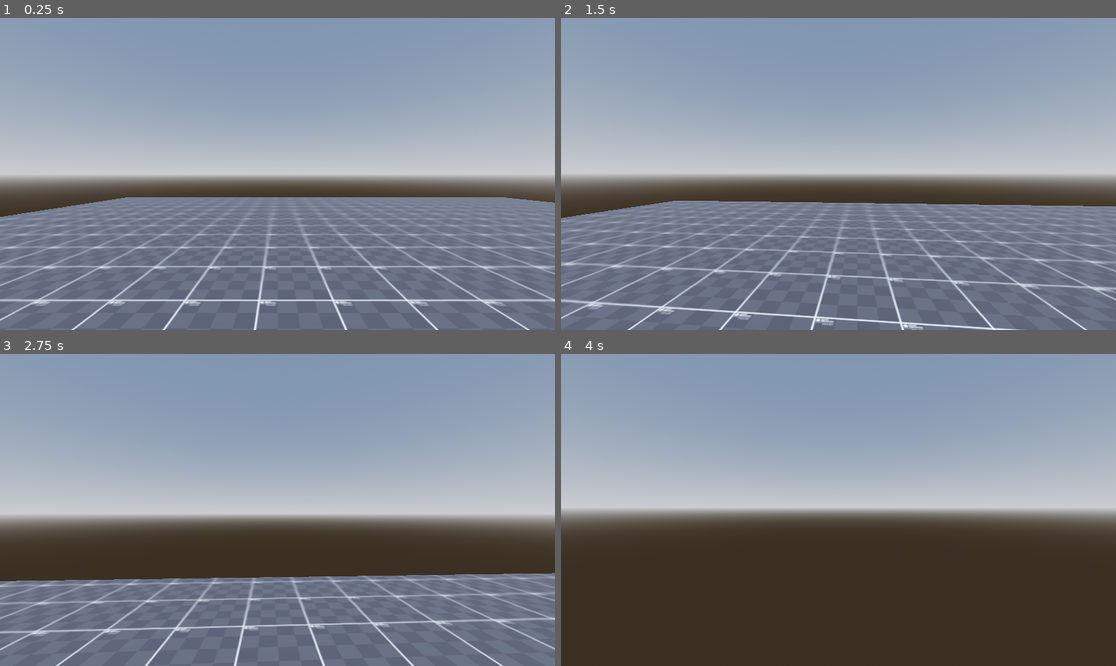
Above: before the commit, frames 1-4 (two rows, left to right).
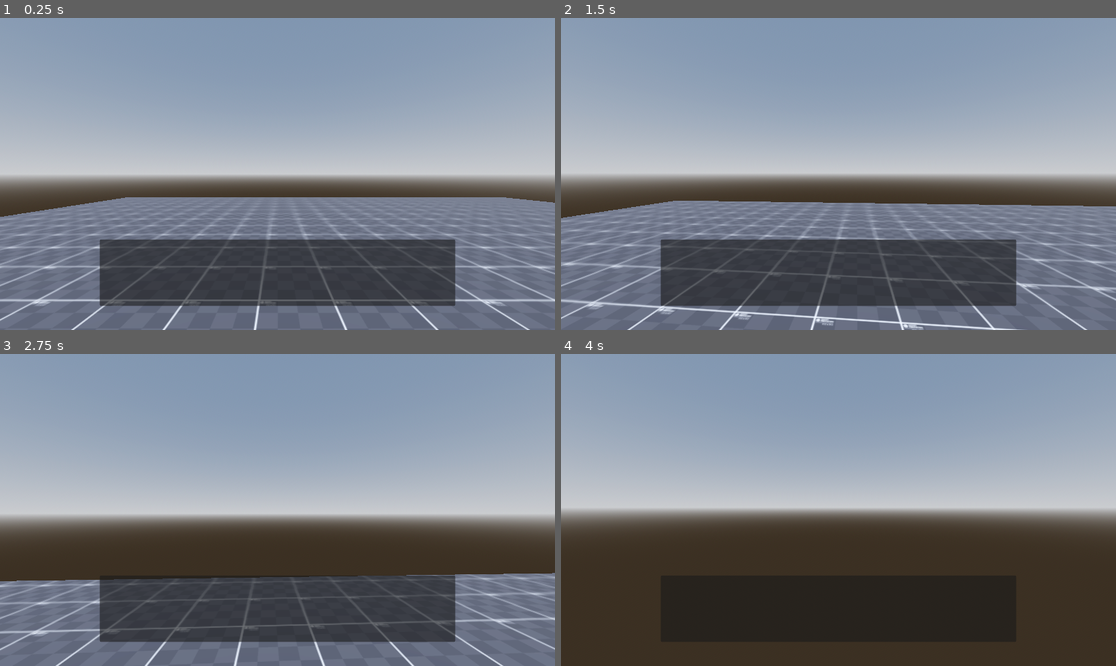
Above: after the commit, the same moments.

Repository: RasyaDevansyah/dialouge-system
Game: Godot game, scene res://Scenes/World.tscn
Same seed, same stepped clock (60 frames per second), same inputs: the game is played once before the commit and once after it.
Inputs (mouse positions are in pixels of both pictures, inside the frame that each line leads up to):
- Up to frame 1 (0.25 s): no input
- Up to frame 2 (1.5 s): tap Enter (ui_accept) at 0.5, 0.77 s; move the mouse to (866, 174) at 0.52 s; hold E (interact, bound only after the commit) 0.53-1.28 s; hold W (forward) from 0.53 s (still down); move the mouse to (810, 174) at 1.27 s; tap Shift (sprint) at 1.35 s
- Up to frame 3 (2.75 s): keep holding W (forward); tap Enter (ui_accept) at 1.52 s; tap E (interact, bound only after the commit) at 1.55 s; move the mouse to (288, 503) at 2.02 s; hold E (interact, bound only after the commit) from 2.03 s (still down)
- Up to frame 4 (4 s): keep holding W (forward); move the mouse to (832, 516) at 2.77 s; release E (interact, bound only after the commit) at 2.78 s; tap E (interact, bound only after the commit) at 2.85, 3.8 s; tap Enter (ui_accept) at 3.02, 3.5, 3.77 s; move the mouse to (877, 513) at 3.52 s; hold Shift (sprint) from 3.53 s (still down)

The runs differ from the first frame. In frame 1, 14% of the frame differs, in the area x 17-83%, y 71-93%; in frame 2, 14%; in frame 3, 13%; in frame 4, less than 0.1%.

Commit message:
Simple interact system

Diff:
--- /dev/null
+++ b/JSONData/SD1.json
@@ -0,0 +1,146 @@
+{
+  "SD1_0": {
+	"character": "papyrus",
+	"expression": "mad",
+	"text": [
+	  "SANS!!",
+      "WHERE'S THE PUZZLE!!!"
+	]
+  },
+  "SD1_1": {
+	"character": "sans",
+	"expression": "neutral",
+	"text": [
+	  "it's right there.",
+      "on the ground."
+	]
+  },
+  "SD1_2": {
+	"character": "sans",
+	"expression": "neutral",
+	"text": [
+	  "trust me.",
+      "there's no way they can get past this one."
+	],
+	"function": "end_dialogue"
+  },
+  "SD1_3": {
+	"character": "papyrus",
+	"expression": "mad",
+	"text": [
+	  "SANS!!!",
+      "THAT DIDN'T DO ANYTHING!"
+	]
+  },
+  "SD1_4": {
+	"character": "sans",
+	"expression": "neutral",
+	"text": "whoops."
+  },
+  "SD1_5": {
+	"character": "sans",
+	"expression": "neutral",
+	"text": "i knew i should have used today's crossword instead."
+  },
+  "SD1_6": {
+	"character": "papyrus",
+	"expression": "mad",
+	"text": [
+	  "WHAT!?",
+      "CROSSWORD!?"
+	]
+  },
+  "SD1_7": {
+	"character": "papyrus",
+	"expression": "mad",
+	"text": "I CAN'T BELIEVE YOU SAID THAT!!"
+  },
+  "SD1_8": {
+	"character": "papyrus",
+	"expression": "mad",
+	"text": "IN MY OPINION..."
+  },
+  "SD1_9": {
+	"character": "papyrus",
+	"expression": "mad",
+	"text": "JUNIOR JUMBLE IS EASILY THE HARDEST."
+  },
+  "SD1_10": {
+	"character": "sans",
+	"expression": "neutral",
+	"text": [
+	  "what? really, dude?",
+      "that easy-peasy word scramble?"
+	]
+  },
+  "SD1_11": {
+	"character": "sans",
+	"expression": "neutral",
+	"text": "that's for baby bones."
+  },
+  "SD1_12": {
+	"character": "papyrus",
+	"expression": "mad",
+	"text": "UN. BELIEVABLE."
+  },
+  "SD1_13": {
+	"character": "papyrus",
+	"expression": "mad",
+	"text": [
+	  "HUMAN!!!",
+      "SOVE THIS DISPUTE!"
+	]
+  },
+  "SD1_14": {
+	"character": null,
+	"expression": null,
+	"text": "(which is harder?)",
+	"go to": [
+	  "SD1_16",
+      "SD1_19"
+	],
+	"options": [
+	  "Jumble",
+      "Crossword"
+	]
+  },
+  "SD1_15": {
+	"character": "papyrus",
+	"expression": "happy",
+	"text": [
+	  "HA!",
+	  "HA!",
+      "YES!"
+	]
+  },
+  "SD1_16": {
+	"character": "papyrus",
+	"expression": "happy",
+	"text": "HUMANS MUST BE VERY INTELLIGENT!"
+  },
+  "SD1_17": {
+	"character": "papyrus",
+	"expression": "happy",
+	"text": "IF THEY ALSO FIND JUMBLE SO DIFFICULT!"
+  },
+  "SD1_18": {
+	"character": "papyrus",
+	"expression": "happy",
+	"text": [
+	  "NYEH!",
+	  "HEH!",
+      "HEH HEH!"
+	]
+  },
+  "SD1_19": {
+	"character": "papyrus",
+	"expression": "annoyed",
+	"text": "YOU TWO ARE WEIRD!"
+  },
+  "SD1_20": {
+	"character": "papyrus",
+	"expression": "annoyed",
+	"text": "CROSSWORDS ARE SO EASY.",
+	"function": "end_dialogue"
+  }
+}
--- a/Scenes/Player/PlayerTemplate.tscn
+++ b/Scenes/Player/PlayerTemplate.tscn
@@ -1,6 +1,7 @@
-[gd_scene load_steps=4 format=3 uid="uid://blj2mx7nglncy"]
+[gd_scene load_steps=5 format=3 uid="uid://blj2mx7nglncy"]
 
 [ext_resource type="Script" uid="uid://dhb17fu6uim2l" path="res://Scenes/Player/Player.gd" id="1_0y2gv"]
+[ext_resource type="Script" uid="uid://w3jceblwyeng" path="res://Scenes/Player/interact_system.gd" id="2_7rhse"]
 
 [sub_resource type="CapsuleShape3D" id="CapsuleShape3D_45ls5"]
 
@@ -24,3 +25,69 @@
 [node name="ViewBobbing" type="Node3D" parent="camHolder/CamTilt"]
 
 [node name="Camera3D" type="Camera3D" parent="camHolder/CamTilt/ViewBobbing"]
+
+[node name="RayCast3D" type="RayCast3D" parent="camHolder/CamTilt/ViewBobbing"]
+target_position = Vector3(0, 0, -3)
+debug_shape_custom_color = Color(1, 0, 0, 1)
+
+[node name="InteractSystem" type="Node" parent="." node_paths=PackedStringArray("raycast_3D", "interact_label")]
+script = ExtResource("2_7rhse")
+raycast_3D = NodePath("../camHolder/CamTilt/ViewBobbing/RayCast3D")
+interact_label = NodePath("../CanvasLayer/interactLabel")
+
+[node name="CanvasLayer" type="CanvasLayer" parent="."]
+
+[node name="interactLabel" type="Label" parent="CanvasLayer"]
+anchors_preset = 8
+anchor_left = 0.5
+anchor_top = 0.5
+anchor_right = 0.5
+anchor_bottom = 0.5
+offset_left = -20.0
+offset_top = 14.0
+offset_right = 20.0
+offset_bottom = 37.0
+grow_horizontal = 2
+grow_vertical = 2
+
+[node name="DialogueBox" type="Control" parent="CanvasLayer"]
+layout_mode = 3
+anchors_preset = 7
+anchor_left = 0.5
+anchor_top = 1.0
+anchor_right = 0.5
+anchor_bottom = 1.0
+offset_left = -20.0
+offset_top = -40.0
+offset_right = 20.0
+grow_horizontal = 2
+grow_vertical = 0
+
+[node name="PanelContainer" type="PanelContainer" parent="CanvasLayer/DialogueBox"]
+layout_mode = 1
+anchors_preset = 7
+anchor_left = 0.5
+anchor_top = 1.0
+anchor_right = 0.5
+anchor_bottom = 1.0
+offset_left = -369.0
+offset_top = -188.0
+offset_right = 369.0
+offset_bottom = -50.0
+grow_horizontal = 2
+grow_vertical = 0
+
+[node name="MarginContainer" type="MarginContainer" parent="CanvasLayer/DialogueBox/PanelContainer"]
+layout_mode = 2
+theme_override_constants/margin_left = 10
+theme_override_constants/margin_top = 10
+theme_override_constants/margin_right = 10
+theme_override_constants/margin_bottom = 10
+
+[node name="Label" type="Label" parent="CanvasLayer/DialogueBox/PanelContainer/MarginContainer"]
+custom_minimum_size = Vector2(10, 10)
+layout_mode = 2
+size_flags_vertical = 1
+theme_override_font_sizes/font_size = 21
+autowrap_mode = 1
+text_overrun_behavior = 1
--- /dev/null
+++ b/Scenes/Player/interact_system.gd
@@ -0,0 +1,24 @@
+extends Node
+class_name InteractSystem
+
+@export var raycast_3D : RayCast3D
+@export var interact_label : Label
+
+func _unhandled_input(event: InputEvent) -> void:
+	if event.is_action_pressed("interact"):
+		if raycast_3D.is_colliding() and raycast_3D.get_collider() is Interact:
+			var col : Interact = raycast_3D.get_collider()
+			col.triggerInteract()
+
+
+
+
+func _process(_delta: float) -> void:
+	if raycast_3D.is_colliding() and raycast_3D.get_collider() is Interact:
+		var col : Interact = raycast_3D.get_collider()
+		interact_label.visible = true
+		interact_label.text = col.text + " [E]"
+		pass
+	else:
+		interact_label.visible = false
+	pass
--- a/Scenes/World.tscn
+++ b/Scenes/World.tscn
@@ -1,7 +1,9 @@
-[gd_scene load_steps=7 format=3 uid="uid://bbksmw6ttgxww"]
+[gd_scene load_steps=12 format=3 uid="uid://bbksmw6ttgxww"]
 
 [ext_resource type="PackedScene" uid="uid://blj2mx7nglncy" path="res://Scenes/Player/PlayerTemplate.tscn" id="1_5cjrv"]
 [ext_resource type="Texture2D" uid="uid://8bnltx045gvw" path="res://godot-prototype-texture/Vector/checker_black_512x512.svg" id="1_j0p05"]
+[ext_resource type="Script" uid="uid://cbrx3iyc3speo" path="res://Scenes/dialogue_manager.gd" id="3_5nsto"]
+[ext_resource type="Script" uid="uid://mtcasspe3563" path="res://Scenes/interact.gd" id="4_gjpho"]
 
 [sub_resource type="ProceduralSkyMaterial" id="ProceduralSkyMaterial_5cjrv"]
 sky_horizon_color = Color(0.66224277, 0.6717428, 0.6867428, 1)
@@ -20,6 +22,14 @@
 albedo_texture = ExtResource("1_j0p05")
 uv1_triplanar = true
 
+[sub_resource type="StandardMaterial3D" id="StandardMaterial3D_gjpho"]
+albedo_color = Color(0.9019608, 0.4392157, 0.4392157, 1)
+
+[sub_resource type="BoxMesh" id="BoxMesh_5nsto"]
+material = SubResource("StandardMaterial3D_gjpho")
+
+[sub_resource type="BoxShape3D" id="BoxShape3D_5nsto"]
+
 [node name="World" type="Node3D"]
 
 [node name="DirectionalLight3D" type="DirectionalLight3D" parent="."]
@@ -36,3 +46,19 @@
 
 [node name="Player" parent="." instance=ExtResource("1_5cjrv")]
 transform = Transform3D(1, 0, 0, 0, 1, 0, 0, 0, 1, -2.7527575, 1.5, 1.7488389)
+
+[node name="DialogueManager" type="Node3D" parent="."]
+script = ExtResource("3_5nsto")
+jsonDialogue = "res://JSONData/SD1.json"
+
+[node name="InteractObject" type="StaticBody3D" parent="."]
+transform = Transform3D(1, 0, 0, 0, 1, 0, 0, 0, 1, 10.7839775, 0.93860006, 0)
+script = ExtResource("4_gjpho")
+text = "Talk"
+metadata/_edit_group_ = true
+
+[node name="MeshInstance3D" type="MeshInstance3D" parent="InteractObject"]
+mesh = SubResource("BoxMesh_5nsto")
+
+[node name="CollisionShape3D" type="CollisionShape3D" parent="InteractObject"]
+shape = SubResource("BoxShape3D_5nsto")
--- /dev/null
+++ b/Scenes/dialogue_manager.gd
@@ -0,0 +1,28 @@
+extends Node3D
+@export var jsonDialogue : String
+
+var data : Dictionary
+var access : FileAccess
+
+func _ready() -> void:
+	access = FileAccess.open(jsonDialogue, FileAccess.READ)
+	data = JSON.parse_string(access.get_as_text())
+	access.close()
+
+	# Testing if Json can be read
+
+	print(data["SD1_1"])
+	print(data["SD1_1"]["character"])
+	print(data["SD1_1"]["expression"])
+
+	if data["SD1_1"]["text"] is Array:
+		for text in data["SD1_1"]["text"]:
+			print(text)
+	elif data["SD1_1"]["text"] is String:
+		print(data["SD1_1"]["text"])
+
+	pass
+	#
+#func _physics_process(_delta: float) -> void:
+	#
+	#pass
--- /dev/null
+++ b/Scenes/interact.gd
@@ -0,0 +1,8 @@
+extends Node3D
+class_name Interact
+
+@export var text : String = "Interact"
+
+func triggerInteract() -> void:
+	print("Interacted")
+	pass
--- a/project.godot
+++ b/project.godot
@@ -42,3 +42,8 @@
 "events": [Object(InputEventKey,"resource_local_to_scene":false,"resource_name":"","device":-1,"window_id":0,"alt_press …(195 unchanged characters)…
 ]
 }
+interact={
+"deadzone": 0.2,
+"events": [Object(InputEventKey,"resource_local_to_scene":false,"resource_name":"","device":-1,"window_id":0,"alt_pressed":false,"shift_pressed":false,"ctrl_pressed":false,"meta_pressed":false,"pressed":false,"keycode":0,"physical_keycode":69,"key_label":0,"unicode":101,"location":0,"echo":false,"script":null)
+]
+}
Not shown, added: Scenes/Player/interact_system.gd.uid
Not shown, added: Scenes/dialogue_manager.gd.uid
Not shown, added: Scenes/interact.gd.uid
